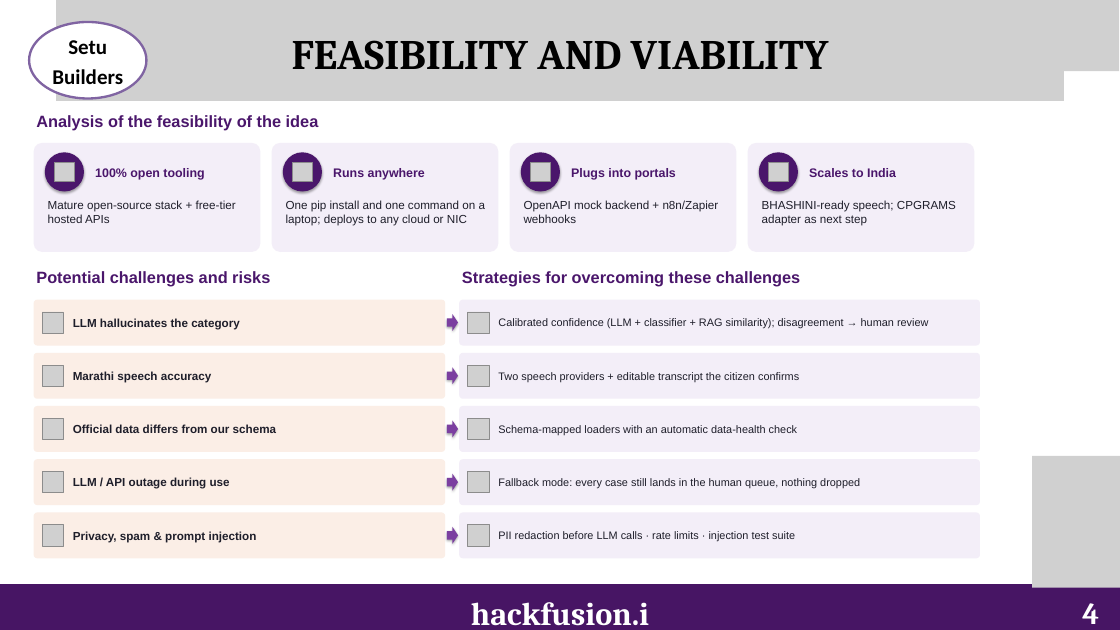
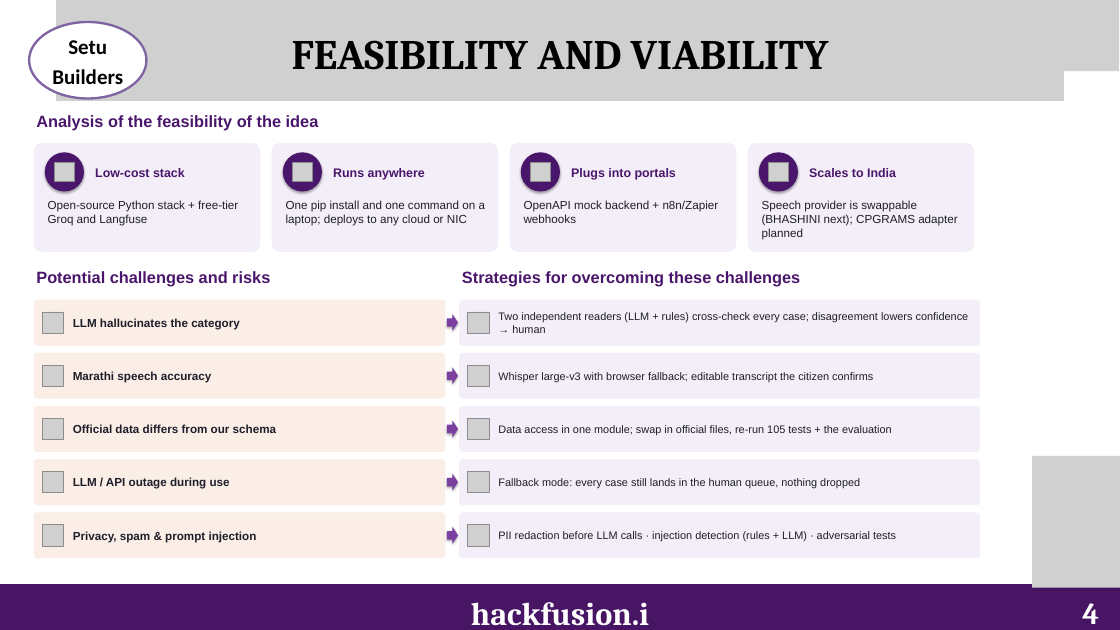
Before and after one commit to mahak867/setu-builders, a slide deck: slide 4 of docs/round1/Setu_Builders_HackFusion4.pptx. Drawn at 1120x630 pixels with LibreOffice and Linux fonts; fonts in the diff are those of the drawing; grey boxes stand for pictures. Boxes give left, top, right and bottom in pixels: in the first picture for what was removed or moved away, otherwise in the second. Text is boxed around its words. In the diff, an @@ line names an element or a change of style, - is before the commit and + after.

Commit message:
Deck and abstract: correct every figure against primary sources (DARPG June and April 2026 reports, Free Press Journal); remove claims the prototype does not back

```diff
--- a/docs/round1/Setu_Builders_HackFusion4.pptx
+++ b/docs/round1/Setu_Builders_HackFusion4.pptx
@@ text at [95, 168, 185, 177]: text changed @@
-100% open tooling
+Low-cost stack
@@ text at [48, 200, 238, 226]: text changed @@
-Mature open-source stack + free-tier hosted APIs
+Open-source Python stack + free-tier Groq and Langfuse
@@ text at [762, 200, 958, 240]: text changed @@
-BHASHINI-ready speech; CPGRAMS adapter as next step
+Speech provider is swappable (BHASHINI next); CPGRAMS adapter planned
@@ text at [498, 312, 969, 333]: text changed @@
-Calibrated confidence (LLM + classifier + RAG similarity); disagreement → human review
+Two independent readers (LLM + rules) cross-check every case; disagreement lowers confidence → human
@@ text at [498, 372, 873, 382]: text changed @@
-Two speech providers + editable transcript the citizen confirms
+Whisper large-v3 with browser fallback; editable transcript the citizen confirms
@@ text at [498, 425, 892, 435]: text changed @@
-Schema-mapped loaders with an automatic data-health check
+Data access in one module; swap in official files, re-run 105 tests + the evaluation
@@ text at [498, 531, 896, 542]: text changed @@
-PII redaction before LLM calls · rate limits · injection test suite
+PII redaction before LLM calls · injection detection (rules + LLM) · adversarial tests
```
Also in this commit, not shown: 4 other slides changed, 2 other files.
